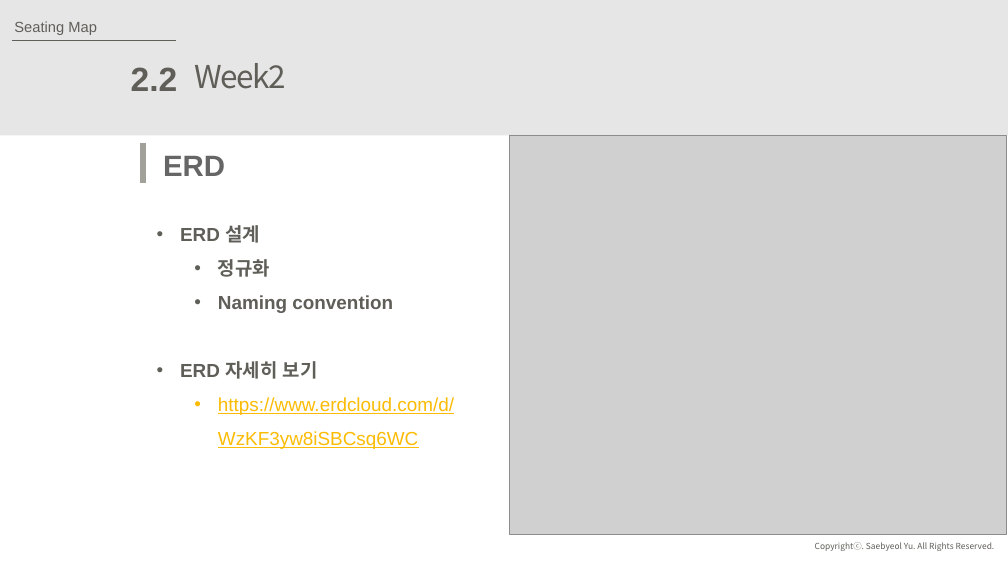
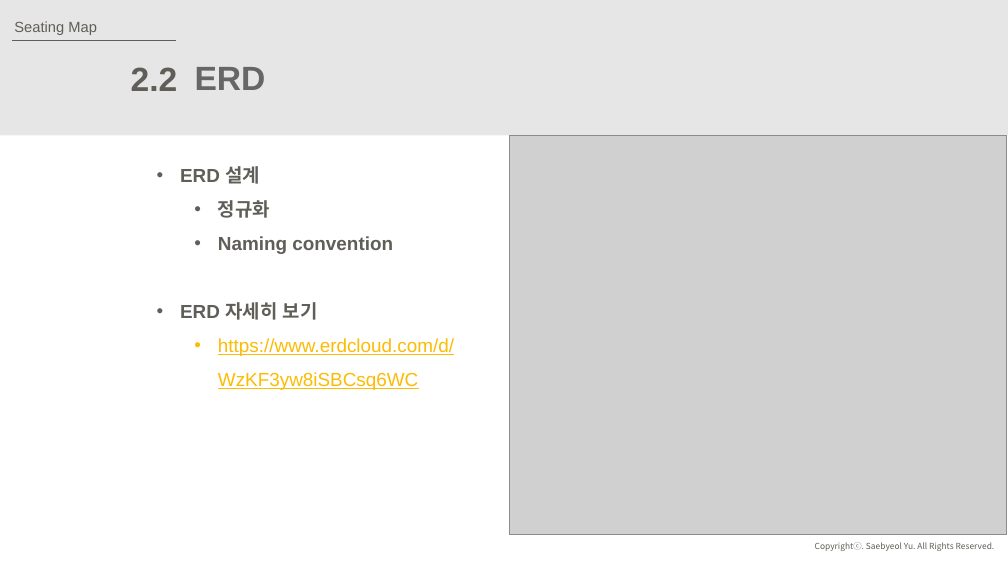
Before and after one commit to JuJinPark/interproject-process, a slide deck: slide 10 of 발표/internProject(20191015).pptx. Drawn at 1008x567 pixels with LibreOffice and Linux fonts; fonts in the diff are those of the drawing; grey boxes stand for pictures. Boxes give left, top, right and bottom in pixels: in the first picture for what was removed or moved away, otherwise in the second. Text is boxed around its words. In the diff, an @@ line names an element or a change of style, - is before the commit and + after.

```diff
--- a/발표/internProject(20191015).pptx
+++ b/발표/internProject(20191015).pptx
@@ text "ERD": place and size @@
-text "ERD" at (163, 156, 225, 176)
+text "ERD" at (195, 67, 266, 90)
@@ text "ERD" at (195, 67, 266, 90): size 28 to 32 pt @@
@@ text removed at (195, 63, 286, 89) @@
-Week2
@@ line removed from (143, 143) to (143, 184) @@
@@ text "ERD 설계": place and size @@
-text "ERD 설계" at (180, 225, 454, 449)
+text "ERD 설계" at (180, 166, 454, 390)
```
Also in this commit, not shown: 11 other slides changed, 4 slides added, 1 slide removed.
